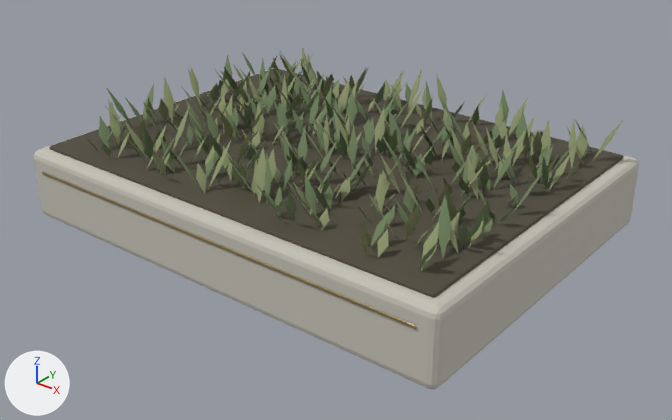
A saved change to the glTF model public/models/planter.glb.
Both versions are drawn from a 50 mm camera at (4.42, -5.49, 3.5) aimed at (0.15, -0.15, 0.19). Lighting does not change. The marker at lower left points along +X, +Y and +Z. The picture after the commit comes second. Where no turn or scale is listed for an object, it has been applied to the vertices. Vertices at exactly the same position are counted once.

The first picture shows 'Brushed brass.002', 'Groundcover olive', 'Groundcover sage', 'Honed limestone.001', 'Soil'.
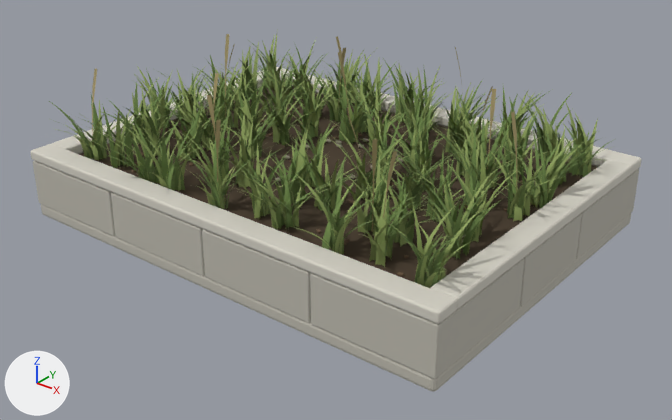
Edits to the bpy script that builds the scene:
```text
Change me_cube_589:
    remove me_cube_589.from_pydata(...)  # 96 vertices, 188 faces; spans x -2.0..2.0, y -1.5..1.5, z -0.3..0.3
    remove me_cube_589.materials.append(mat_honed_limestone)  # light grey #c5c2b6
    add me_cube_589.from_pydata(...)  # 1440 vertices, 2820 faces; spans x -2.0..2.0, y -1.5..1.5, z -0.06..0.44
    me_cube_589 part 1: 96 vertices removed from x -2.0..2.0, y -1.5..1.5, z -0.3..0.3; 1440 vertices added at x -2.0..2.0, y -1.5..1.5, z -0.06..0.44
    add me_cube_589.materials.append(mat_planting_warm_limestone)  # light grey #bfbcb0
Remove ob_brushed_brass_002:
    ob_brushed_brass_002 = bpy.data.objects.new('Brushed brass.002', me_cube_591)
Remove ob_groundcover_olive:
    ob_groundcover_olive = bpy.data.objects.new('Groundcover olive', me_living_groundcover_001)
Remove ob_groundcover_sage:
    ob_groundcover_sage = bpy.data.objects.new('Groundcover sage', me_living_groundcover)
Change ob_honed_limestone_001:
    ob_honed_limestone_001.location: (0.0, 0.0, 0.3) -> (0.0, 0.0, 0.065)
Remove ob_soil:
    ob_soil = bpy.data.objects.new('Soil', me_cube_590)
Add ob_planting_seed_heads:
    ob_planting_seed_heads = bpy.data.objects.new('Planting seed heads', me_fine_meadow_seed_heads_001)  # 192 vertices, 160 faces; spans x -1.6..1.65, y -1.27..1.24, z 0.52..1.35; in mat_planting_seed_heads (beige #a8996c)
    ob_planting_seed_heads.location = (0.0, 0.0, 0.0)
Add ob_planting_river_pebbles:
    ob_planting_river_pebbles = bpy.data.objects.new('Planting river pebbles', me_icosphere_022)  # 264 vertices, 440 faces; spans x -0.7..0.153, y -0.857..0.28, z -0.015..0.015; in mat_planting_river_pebbles (yellow #958f7d)
    ob_planting_river_pebbles.location = (0.296, 0.277, 0.536)
Add ob_planting_honed_coping:
    ob_planting_honed_coping = bpy.data.objects.new('Planting honed coping', me_cube_113)  # 384 vertices, 752 faces; spans x -2.0..2.0, y -0.1..2.89, z -0.05..0.05; in mat_planting_honed_coping (light grey #d6d2c6)
    ob_planting_honed_coping.location = (0.0, -1.395, 0.555)
Add ob_planting_grass_meadow:
    ob_planting_grass_meadow = bpy.data.objects.new('Planting grass meadow', me_curved_folded_grass_blades_002)  # 10720 vertices, 12060 faces; spans x -2.02..2.03, y -1.57..1.54, z 0.52..1.06; in mat_planting_grass_meadow (green #6c8547)
    ob_planting_grass_meadow.location = (0.0, 0.0, 0.0)
Add ob_planting_grass_detail:
    ob_planting_grass_detail = bpy.data.objects.new('Planting grass detail', me_curved_folded_grass_blades_003)  # 10720 vertices, 12060 faces; spans x -2.06..1.97, y -1.55..1.6, z 0.52..1.06; in mat_planting_grass_detail (green #8d9f5b)
    ob_planting_grass_detail.location = (0.0, 0.0, 0.0)
Add ob_planting_dark_loam:
    ob_planting_dark_loam = bpy.data.objects.new('Planting dark loam', me_cube_127)  # 96 vertices, 188 faces; spans x -1.78..1.78, y -1.28..1.28, z -0.02..0.02; in mat_planting_dark_loam (brown #493b2b)
    ob_planting_dark_loam.location = (0.0, 0.0, 0.505)
Add ob_planting_bark_mulch:
    ob_planting_bark_mulch = bpy.data.objects.new('Planting bark mulch', me_cube_128)  # 704 vertices, 1056 faces; spans x -0.92..2.52, y -1.36..1.07, z -0.01..0.01; in mat_planting_bark_mulch (brown #69553d)
    ob_planting_bark_mulch.location = (-0.816, 0.148, 0.527)
```

What differs and where, as boxes [x1, y1, x2, y2] in the pictures (672 x 420 px):
'Honed limestone.001', reshaped, moved
    before: [34, 68, 639, 389]
    after: [33, 86, 639, 392]
'Soil', deleted (brown)
    before: [49, 69, 624, 298]
'Planting grass meadow', added (green)
    after: [49, 40, 613, 287]
'Planting grass detail', added (green)
    after: [55, 29, 612, 288]
'Planting honed coping', added
    after: [31, 67, 642, 324]
'Groundcover sage', deleted
    before: [86, 52, 592, 267]
'Groundcover olive', deleted
    before: [104, 48, 623, 271]
'Planting dark loam', added
    after: [79, 87, 597, 282]
'Planting seed heads', added
    after: [92, 34, 517, 232]
'Brushed brass.002', deleted
    before: [42, 172, 417, 329]
'Planting bark mulch', added
    after: [131, 102, 535, 277]
'Planting river pebbles', added
    after: [275, 138, 403, 182]
